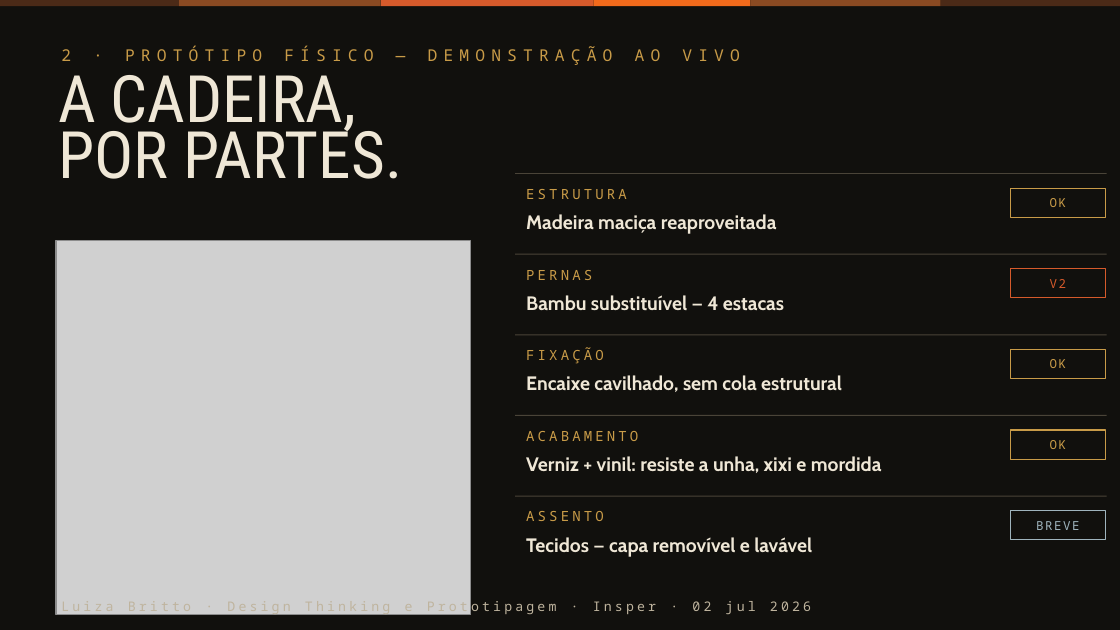
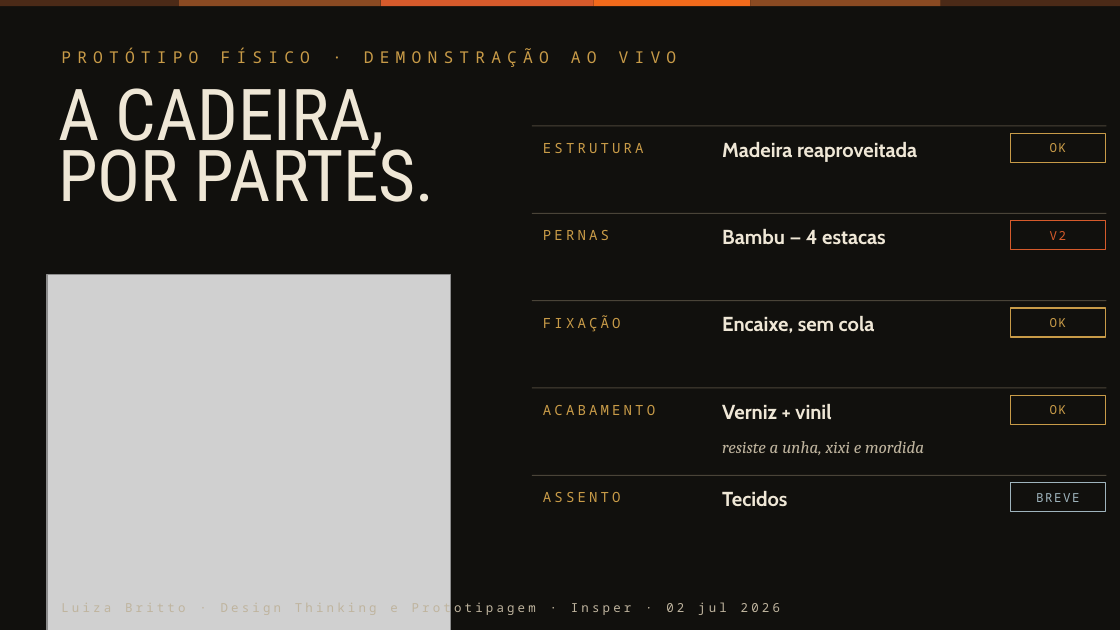
Before and after one commit to lubritto-hub/clipping, a slide deck: slide 6 of entrega/CadeiraBeni_pitch.pptx. Drawn at 1120x630 pixels with LibreOffice and Linux fonts; fonts in the diff are those of the drawing; grey boxes stand for pictures. Boxes give left, top, right and bottom in pixels: in the first picture for what was removed or moved away, otherwise in the second. Text is boxed around its words. In the diff, an @@ line names an element or a change of style, - is before the commit and + after.

```diff
--- a/entrega/CadeiraBeni_pitch.pptx
+++ b/entrega/CadeiraBeni_pitch.pptx
@@ text at (61,48,677,67): text changed @@
-2 · PROTÓTIPO FÍSICO — DEMONSTRAÇÃO AO VIVO
+PROTÓTIPO FÍSICO · DEMONSTRAÇÃO AO VIVO
@@ text "A CADEIRA,": place and size @@
-text "A CADEIRA," at (58,75,402,179)
+text "A CADEIRA," at (58,88,435,202)
@@ text "A CADEIRA," at (58,88,435,202): size 42 to 46 pt; line spacing 36.1pt to 39.6pt @@
@@ text "ESTRUTURA": place and size @@
-text "ESTRUTURA" at (526,189,627,199)
+text "ESTRUTURA" at (543,143,644,153)
@@ rectangle: place and size @@
-rectangle at (515,254,1107,255)
+rectangle at (532,125,1107,127)
@@ text at (722,142,917,162): text changed; size 12.5 to 13 pt @@
-Madeira maciça reaproveitada
+Madeira reaproveitada
@@ rectangle "OK": place and size @@
-rectangle "OK" at (1010,188,1105,217)
+rectangle "OK" at (1010,133,1105,162)
@@ text "PERNAS": place and size @@
-text "PERNAS" at (526,270,592,280)
+text "PERNAS" at (543,230,609,240)
@@ rectangle: place and size @@
-rectangle at (515,172,1107,174)
+rectangle at (532,213,1107,214)
@@ text at (722,229,886,245): text changed; size 12.5 to 13 pt @@
-Bambu substituível — 4 estacas
+Bambu — 4 estacas
@@ rectangle "V2": place and size @@
-rectangle "V2" at (1010,269,1105,298)
+rectangle "V2" at (1010,221,1105,250)
@@ picture: place and size @@
-picture at (56,241,470,615)
+picture at (47,274,450,630)
@@ text "FIXAÇÃO": place and size @@
-text "FIXAÇÃO" at (526,347,604,364)
+text "FIXAÇÃO" at (543,315,621,332)
@@ rectangle: place and size @@
-rectangle at (515,334,1107,335)
+rectangle at (532,300,1107,301)
@@ text at (722,316,875,333): text changed; size 12.5 to 13 pt @@
-Encaixe cavilhado, sem cola estrutural
+Encaixe, sem cola
@@ rectangle "OK": place and size @@
-rectangle "OK" at (1010,349,1105,379)
+rectangle "OK" at (1010,308,1105,337)
@@ rectangle: place and size @@
-rectangle at (515,416,1107,417)
+rectangle at (532,388,1107,389)
@@ text "ACABAMENTO": place and size @@
-text "ACABAMENTO" at (526,431,638,441)
+text "ACABAMENTO" at (543,405,655,415)
@@ text added at (722,404,831,420), 13 pt, text #EFE7D6, bold @@
+Verniz + vinil
@@ rectangle "OK": place and size @@
-rectangle "OK" at (1010,430,1105,459)
+rectangle "OK" at (1010,395,1105,424)
@@ text at (722,441,924,455): text changed; size 12.5 to 11 pt; font Cabin to Cambria; text colour #EFE7D6 to #BFB49E; bold off; italic on @@
-Verniz + vinil: resiste a unha, xixi e mordida
+resiste a unha, xixi e mordida
@@ rectangle: place and size @@
-rectangle at (515,495,1107,496)
+rectangle at (532,475,1107,476)
@@ text "ASSENTO": place and size @@
-text "ASSENTO" at (526,511,604,521)
+text "ASSENTO" at (543,492,621,502)
@@ text added at (722,491,787,506), 13 pt, text #EFE7D6, bold @@
+Tecidos
@@ rectangle "BREVE": place and size @@
-rectangle "BREVE" at (1010,511,1105,540)
+rectangle "BREVE" at (1010,483,1105,512)
@@ text removed at (526,537,812,557) @@
-Tecidos — capa removível e lavável
@@ text "Luiza Britto · Design Thinking ..." at (412,600,780,616): size 8.5 to 8 pt @@
```
Also in this commit, not shown: 12 other slides changed, 2 other files.
